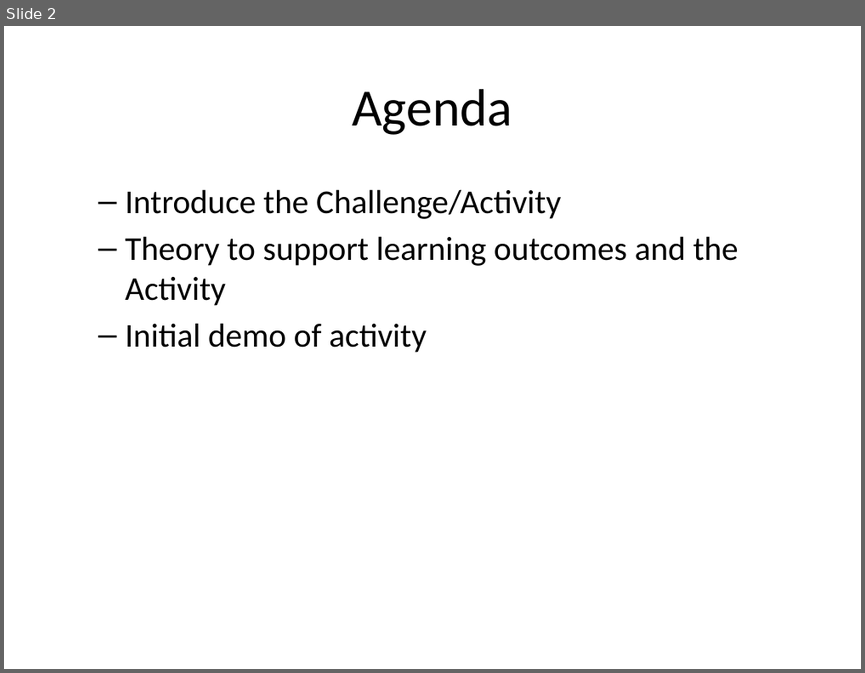
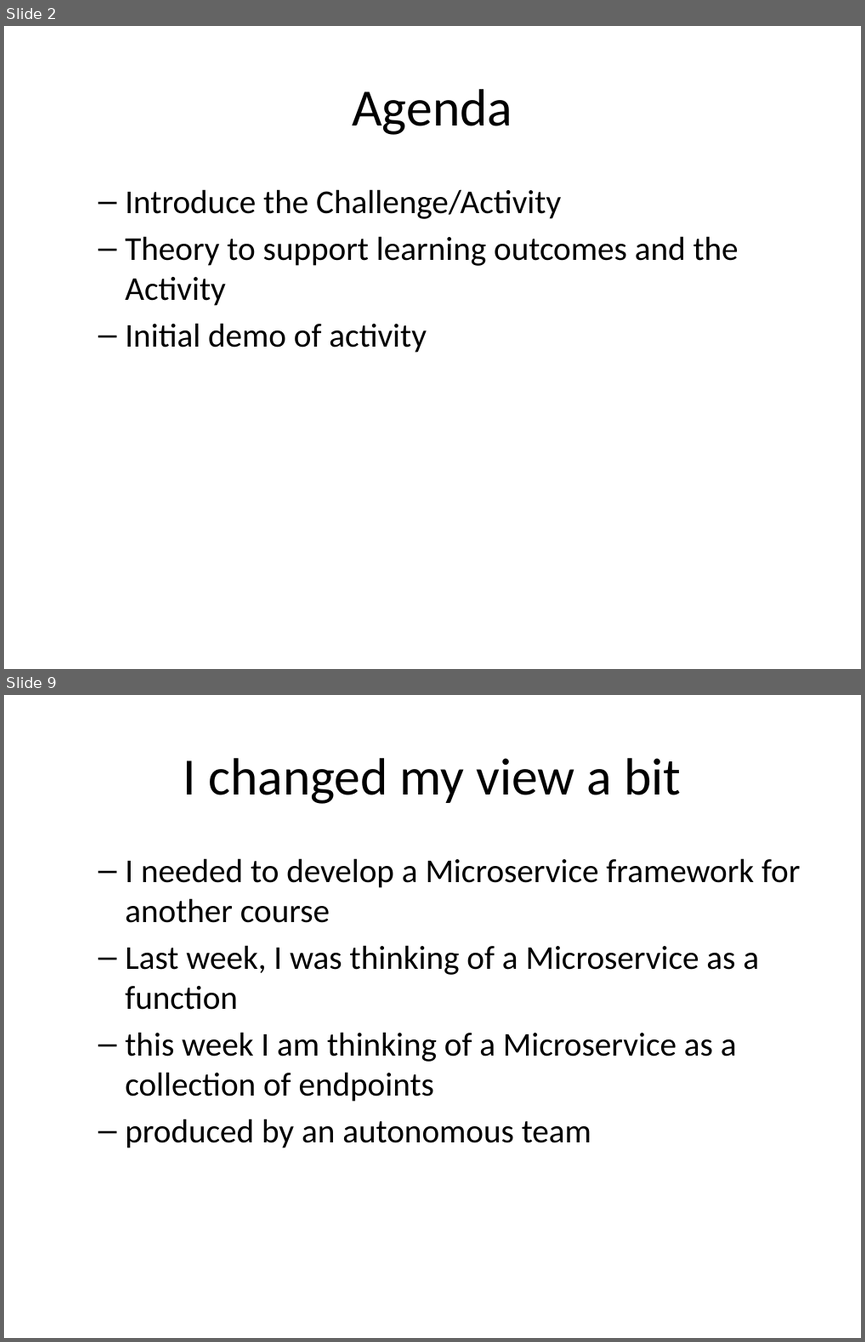
Before and after one commit to rhildred/INFO8985, a slide deck: microservice_analysis/slides.pptx. Shown one above the other, each under a label of ours: slide 2 before the commit, slides 2 and 9 after it; the slides between them are not shown. The pictures are 865x673 and 865x1342 pixels, drawn with LibreOffice and Linux fonts; fonts in the diff are those of the drawing. Boxes give left, top, right and bottom in pixels: in the first picture for what was removed or moved away, otherwise in the second. Text is boxed around its words. In the diff, an @@ line names an element or a change of style, - is before the commit and + after.

```diff
--- a/microservice_analysis/slides.pptx
+++ b/microservice_analysis/slides.pptx
@@ slide 9 added at <box>4,695,861,1338</box>, background #FFFFFF @@
@@ title added at <box>183,758,681,804</box>, 44 pt, text #000000 @@
+I changed my view a bit
@@ text added at <box>125,858,800,1148</box>, 28 pt, text #000000 @@
+  – I needed to develop a Microservice framework for another course
+  – Last week, I was thinking of a Microservice as a function
+  – this week I am thinking of a Microservice as a collection of endpoints
+  – produced by an autonomous team
```
Also in this commit, not shown: 9 other slides added, 11 other files.
